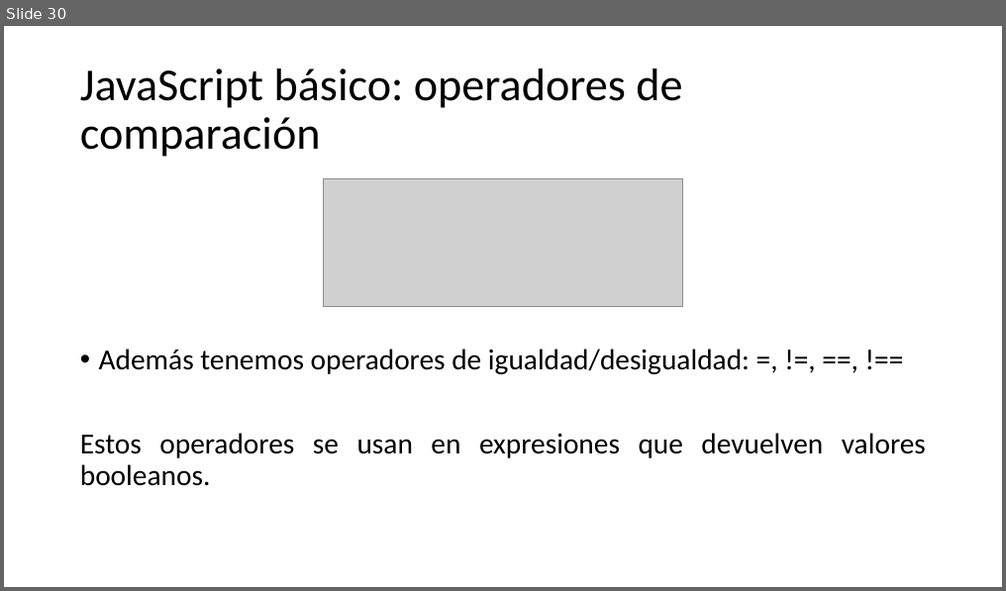
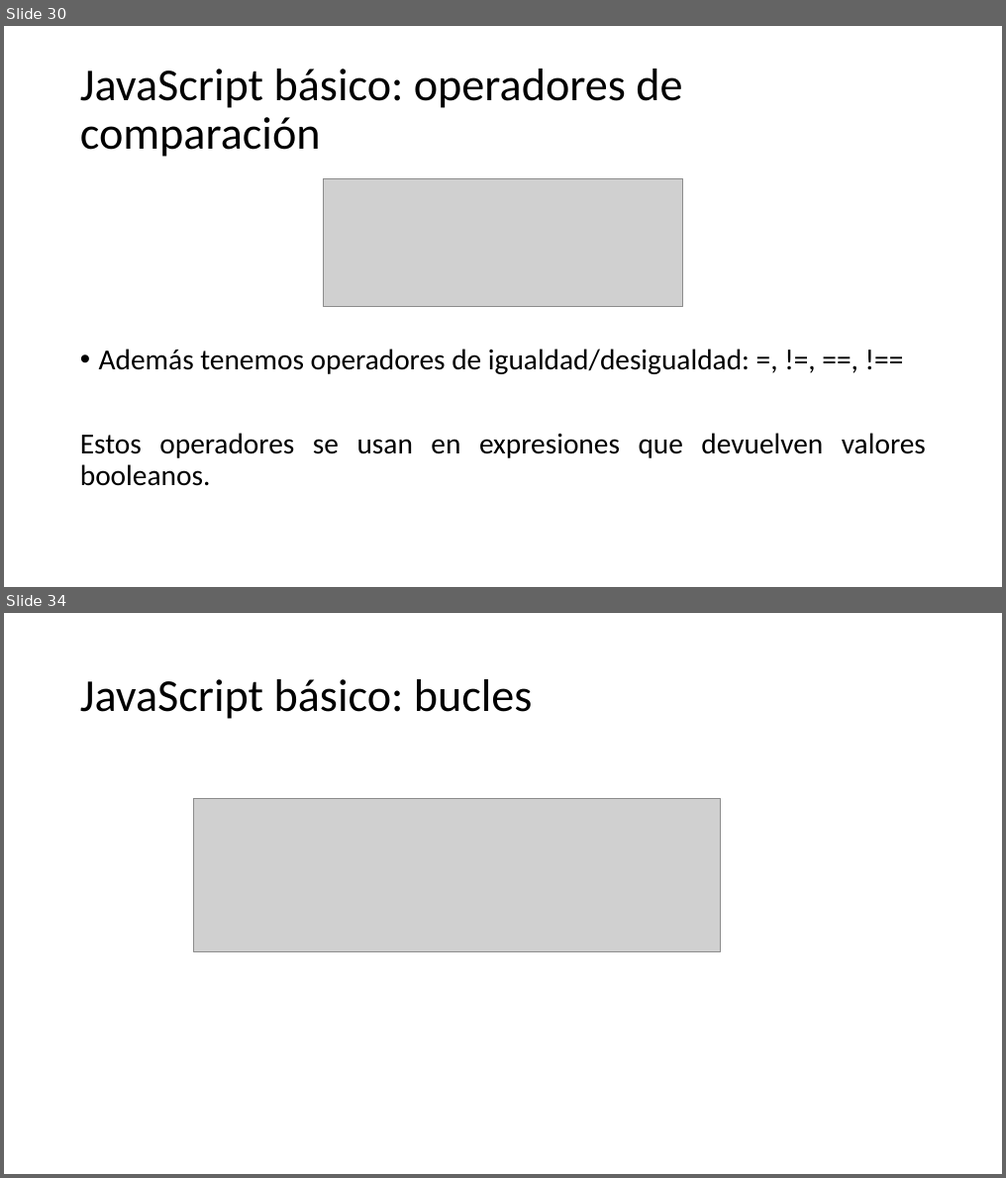
Before and after one commit to SarutobiKonohamaru/js_full_course, a slide deck: Presentacion.pptx. Shown one above the other, each under a label of ours: slide 30 before the commit, slides 30 and 34 after it; the slides between them are not shown. The pictures are 1006x591 and 1006x1178 pixels, drawn with LibreOffice and Linux fonts; fonts in the diff are those of the drawing; grey boxes stand for pictures. Boxes give left, top, right and bottom in pixels: in the first picture for what was removed or moved away, otherwise in the second. Text is boxed around its words. In the diff, an @@ line names an element or a change of style, - is before the commit and + after.

```diff
--- a/Presentacion.pptx
+++ b/Presentacion.pptx
@@ slide 34 added at [4, 613, 1002, 1174], background #FFFFFF @@
@@ title added at [80, 679, 533, 719], 44 pt, text #000000 @@
+JavaScript básico: bucles
@@ picture added at [193, 799, 721, 953] @@
```
Also in this commit, not shown: 2 slides changed, 5 other slides added.
